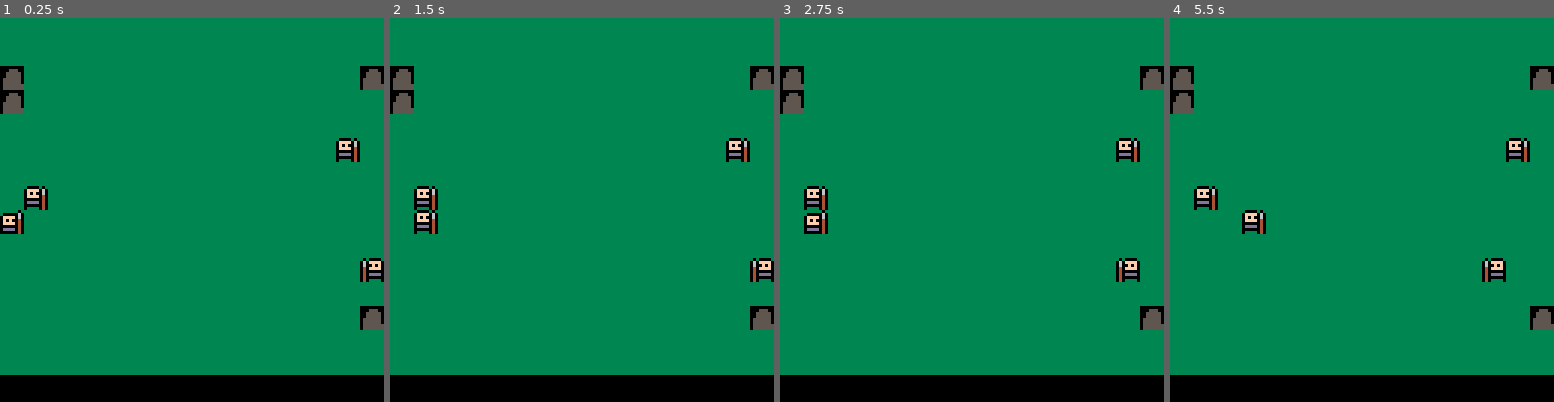
Above: before the commit, frames 1-4 (left to right).
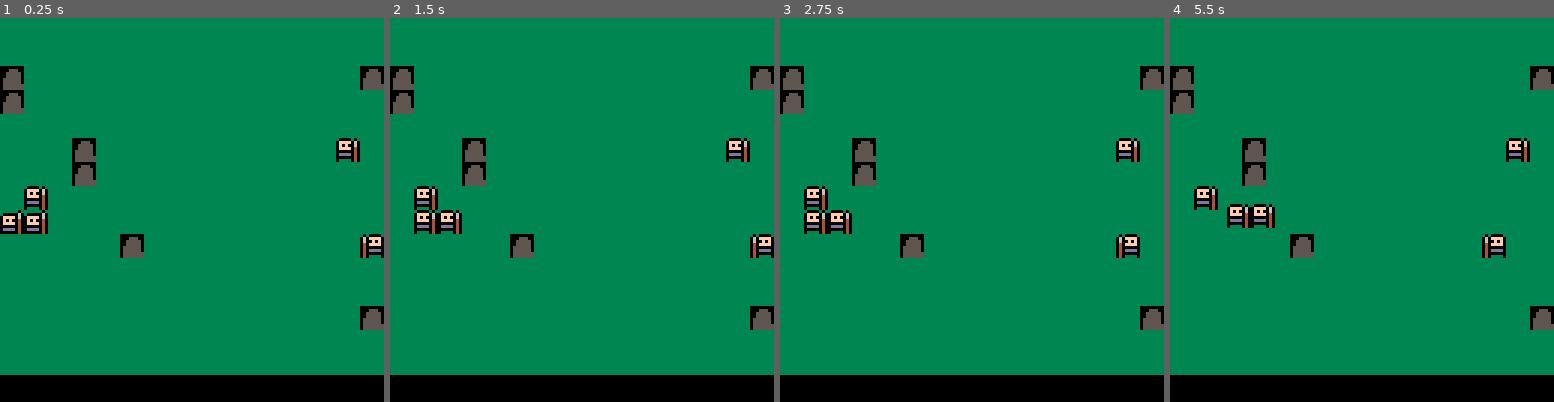
Above: after the commit, the same moments.

Repository: ironchestgames/pico-8-carts
Game: PICO-8 cartridge rpgchess.p8
The game is run twice, just before and just after one commit, with the same random seed, the same clock (stepped at 60 frames per second) and the same inputs.
Inputs:
- Up to frame 1 (0.25 s): no input
- Up to frame 2 (1.5 s): no input
- Up to frame 3 (2.75 s): no input
- Up to frame 4 (5.5 s): no input

The runs differ from the first frame. In frame 1, 2.2% of the frame differs, in the area x 6-100%, y 31-69%; in frame 2, 2.2%; in frame 3, 2.4%; in frame 4, 2.6%, in the area x 14-88%, y 31-69%.

Commit message:
rpgchess - add attacking, add animations, add hp, add victory condition

Diff:
--- a/rpgchess.p8
+++ b/rpgchess.p8
@@ -36,7 +36,7 @@
 end
 
 local function sortony(_a,_b)
- return _b.y > _a.y
+ return _b.y < _a.y
 end
 
 local function sortonxasc(_a,_b)
@@ -60,13 +60,13 @@
  [cols-1]=16,
  [cols]=16,
  [arlsen]=16,
- -- [3*cols+3]=16,
- -- [4*cols+3]=16,
+ [3*cols+3]=16,
+ [4*cols+3]=16,
  -- [4*cols+4]=16,
  -- [5*cols+4]=16,
  -- [6*cols+4]=16,
  -- [7*cols+4]=16,
- -- [7*cols+5]=16,
+ [7*cols+5]=16,
  -- [8*cols+4]=16,
  -- [8*cols+5]=16,
  -- [9*cols+5]=16,
@@ -76,6 +76,7 @@
  }
 local creatures
 local summoners
+local isvictory
 
 local function getcreatureonpos(_x,_y)
  for _c in all(creatures) do
@@ -86,7 +87,7 @@
  -- return nil
 end
 
-local function copymoves(_t)
+local function copydeltas(_t)
  local _r=clone(_t)
  for _k,_v in pairs(_r) do
   _r[_k]=clone(_v)
@@ -94,6 +95,15 @@
  return _r
 end
 
+attackdeltas={
+ spearman={
+  {x=1,y=0,w=1},
+  {x=1,y=-1,w=1},
+  {x=1,y=1,w=1},
+  {x=0,y=-1,w=1},
+  {x=0,y=1,w=1},
+ }
+}
 
 movedeltas={
  spearman={
@@ -106,96 +116,138 @@
 }
 
 summoners={
- {walkdir=1,x=1,y=5,typ=0},
- {walkdir=-1,x=14,y=3,typ=0},
+ {walkdir=1,x=1,y=5,typ=0,hp=3},
+ {walkdir=-1,x=14,y=3,typ=0,hp=3},
 }
 
 creatures={
- {summoner=1,walkdir=1,x=0,y=6,typ=0,active=true,movedeltas='spearman'},
- {summoner=2,walkdir=-1,x=15,y=8,typ=0,active=false,movedeltas='spearman'},
+ {summoner=1,walkdir=1,x=1,y=6,typ=0,hp=2,active=true,movedeltas='spearman',attackdeltas='spearman'},
+ {summoner=1,walkdir=1,x=0,y=6,typ=0,hp=2,active=true,movedeltas='spearman',attackdeltas='spearman'},
+ {summoner=2,walkdir=-1,x=15,y=7,typ=0,hp=2,active=false,movedeltas='spearman',attackdeltas='spearman'},
 }
 
 for _c in all(creatures) do
  _c.movedeltas=movedeltas[_c.movedeltas]
+ _c.attackdeltas=attackdeltas[_c.attackdeltas]
 end
 
 
 local tick=0
-local tickwrap=30
-
-function _update()
- tick+=1
-
- if tick >= tickwrap then
-
-  -- is enemy in attack-squares?
-   -- attack
-  -- else move
-   -- modify move-squares with:
-    -- - board edges
-    -- - board props
-    -- - friendly creatures
-
-  -- todo: sort on x first, friendly creatures with x closer to enemy summoner moves first
-
-  -- update creatures
-  for _c in all(creatures) do
-
-   if _c.active then
-
-    local _enemysummoner=summoners[(_c.summoner%2)+1]
-
-    -- todo: attack
-
-    -- move
-    local _moves
-
-    if _c.x == _enemysummoner.x then
-     local _dy=sgn(_enemysummoner.y-_c.y)
-     _moves={
-      {x=0,y=_dy,w=3},
-      {x=-_c.walkdir,y=_dy,w=1},
-     }
-    else
-     _moves=copymoves(_c.movedeltas)
-    end
-
-    for _m in all(_moves) do
-     local _nextx,_nexty=_c.x+_m.x*_c.walkdir,_c.y+_m.y
-
-     -- is outside board long-side edges
-     if _nexty < 0 or
-        _nexty >= rows or
-        board[_nexty*cols+_nextx] or
-        getcreatureonpos(_nextx,_nexty) then
-      del(_moves,_m)
-     elseif _nextx == _c.lastx and _nexty == _c.lasty then
-      _m.w-=0.5
+local tickwrap=56
+
+local animtick=0
+local animlen=12
+
+function _update60()
+ if animtick > 0 then
+  animtick-=1
+
+ elseif summoners[1].hp <= 0 or summoners[2].hp <= 0 then
+
+  if summoners[1].hp <= 0 then
+   isvictory=true
+  else
+   isvictory=false
+  end
+
+ else
+
+  tick+=1
+
+  if tick >= tickwrap then
+
+   -- todo: sort on x first, friendly creatures with x closer to enemy summoner moves first
+
+   -- update creatures
+   for _c in all(creatures) do
+
+    _c.anim=nil
+
+    if _c.active then
+
+     local _enemysummoner=summoners[(_c.summoner%2)+1]
+
+     local _attacks=copydeltas(_c.attackdeltas)
+
+     for _a in all(_attacks) do
+      local _ax,_ay=_c.x+_a.x*_c.walkdir,_c.y+_a.y
+      local _other=getcreatureonpos(_ax,_ay)
+      if _other == nil or
+         _other.summoner == _c.summoner then
+       if not (_ax == _enemysummoner.x and _ay == _enemysummoner.y) then
+        del(_attacks,_a)
+       end
+      end
+     end
+
+     if #_attacks > 0 then
+
+      _c.anim='attacking'
+
+      _c.lastmovx=nil
+
+      _c.attx=_c.x+_attacks[1].x*_c.walkdir
+      _c.atty=_c.y+_attacks[1].y
+
+      local _other=getcreatureonpos(_c.attx,_c.atty)
+      if _other then
+       _other.hp-=1
+       if _other.hp <= 0 then
+        del(creatures,_other)
+       end
+      elseif _c.attx == _enemysummoner.x and _c.atty == _enemysummoner.y then
+       _enemysummoner.hp-=1
+      end
+
+     else -- move
+
+      _c.anim='moving'
+
+      local _moves
+
+      if _c.x == _enemysummoner.x then
+       local _dy=sgn(_enemysummoner.y-_c.y)
+       _moves={
+        {x=0,y=_dy,w=3},
+        {x=-_c.walkdir,y=_dy,w=1},
+       }
+      else
+       _moves=copydeltas(_c.movedeltas)
+      end
+
+      for _m in all(_moves) do
+       local _nextx,_nexty=_c.x+_m.x*_c.walkdir,_c.y+_m.y
+
+       -- is outside board long-side edges
+       -- todo: always go towards center row
+       if _nexty < 0 or
+          _nexty >= rows or
+          board[_nexty*cols+_nextx] or
+          getcreatureonpos(_nextx,_nexty) then
+        del(_moves,_m)
+       elseif _nextx == _c.lastmovx and _nexty == _c.lastmovy then
+        _m.w-=0.5
+       end
+      end
+
+      sort(_moves,sortonw)
+
+      _c.lastmovx,_c.lastmovy=_c.x,_c.y
+      if #_moves > 0 then
+       _c.x+=_moves[1].x*_c.walkdir
+       _c.y+=_moves[1].y
+      end
+
      end
     end
 
-    sort(_moves,sortonw)
-
-    -- todo: always go towards center row
-
-    if #_moves > 0 then
-     _c.lastx,_c.lasty=_c.x,_c.y
-     _c.x+=_moves[1].x*_c.walkdir
-     _c.y+=_moves[1].y
-    end
-
+    _c.active=not _c.active
    end
 
-   _c.active=not _c.active
-  end
-
-  sort(creatures,sortony)
-
-  -- next turn
-  tick=0
-
- else -- animate
-  -- pass
+   -- next turn
+   tick=0
+   animtick=animlen
+  end
  end
 end
 
@@ -204,32 +256,50 @@
  palt(11,true)
  cls(3)
 
- local _offy=16
+ local _yoff=16
 
  -- draw board props
  for _i=0,arlsen do
   _p=board[_i]
   if _p then
    local _x,_y=_i%cols,_i\cols
-   spr(_p,_x*8,_offy+_y*8)
+   spr(_p,_x*8,_yoff+_y*8)
   end
  end
 
  -- draw summoners
  for _s in all(summoners) do
-  spr(_s.typ,_s.x*8,_offy+_s.y*8)
+  spr(_s.typ,_s.x*8,_yoff+_s.y*8)
  end
 
  -- draw creatures
+ sort(creatures,sortony)
  for _c in all(creatures) do
-  local _foffset=0
+  local _foff=0
+  local _animxoff=0
+  local _animyoff=0
   if _c.active then
-   _foffset=flr(tick/(tickwrap/5))%2
-  end
-  spr(_c.typ+_foffset,_c.x*8,_offy+_c.y*8,1,1,_c.walkdir == -1)
+   _foff=flr(tick/(tickwrap/5))%2
+  end
+  if _c.anim and animtick > 0 then
+   local _p=animtick/animlen
+   if _c.anim == 'moving' then
+    _animxoff=(_c.lastmovx-_c.x)*_p^2*8
+    _animyoff=(-_p^2+_p)*-10+(_c.lastmovy-_c.y)*_p^2*8
+   elseif _c.anim == 'attacking' then
+    _animxoff=(_c.attx-_c.x)*_p^3*5
+    _animyoff=(_c.atty-_c.y)*_p^3*5
+   end
+  end
+  spr(_c.typ+_foff,_animxoff+_c.x*8,_yoff+_animyoff+_c.y*8,1,1,_c.walkdir == -1)
  end
 
  -- draw effects
+
+ -- draw isvictory
+ if isvictory != nil then
+  print('victory!',64,64,7)
+ end
 
  -- draw gui
  rectfill(0,119,127,127,0)
